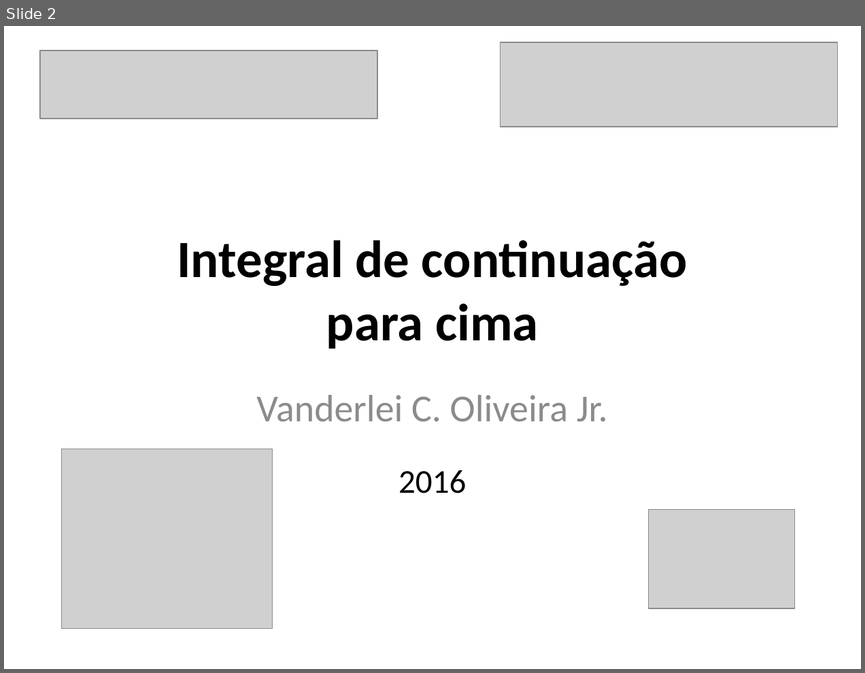
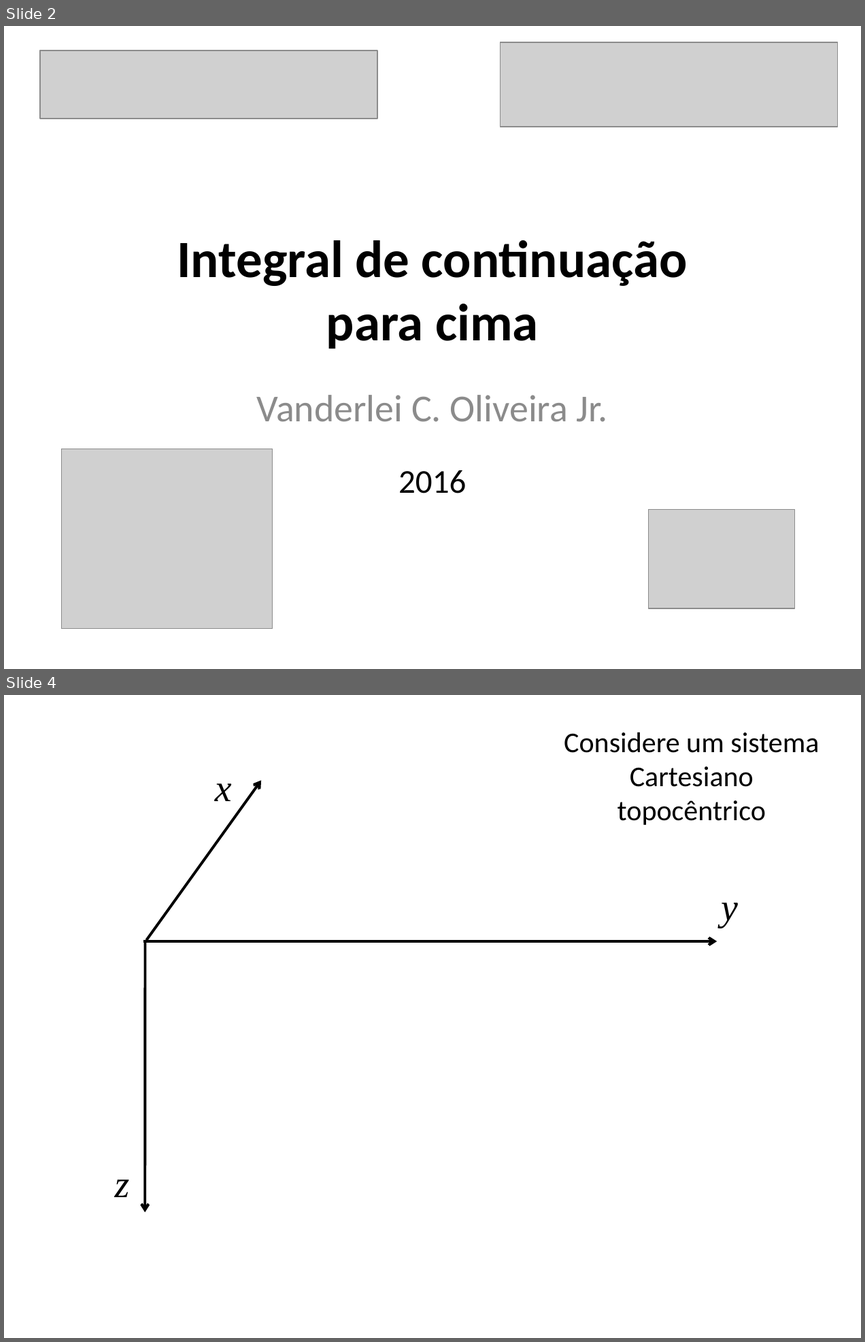
Before and after one commit to pinga-lab/CE-VII-SimBGf-2016, a slide deck: slides/7_integral_continuacao.pptx. Shown one above the other, each under a label of ours: slide 2 before the commit, slides 2 and 4 after it; the slides between them are not shown. The pictures are 865x673 and 865x1342 pixels, drawn with LibreOffice and Linux fonts; fonts in the diff are those of the drawing; grey boxes stand for pictures. Boxes give left, top, right and bottom in pixels: in the first picture for what was removed or moved away, otherwise in the second. Text is boxed around its words. In the diff, an @@ line names an element or a change of style, - is before the commit and + after.

```diff
--- a/slides/7_integral_continuacao.pptx
+++ b/slides/7_integral_continuacao.pptx
@@ slide 4 added at bbox=[4, 695, 861, 1338], background #FFFFFF @@
@@ text added at bbox=[564, 732, 819, 825], 24 pt, text #000000 @@
+Considere um sistema Cartesiano topocêntrico
@@ group added at bbox=[115, 781, 738, 1212]: 3 arrows, 3 texts @@
+z
+x
+y
```
Also in this commit, not shown: 7 other slides added.
